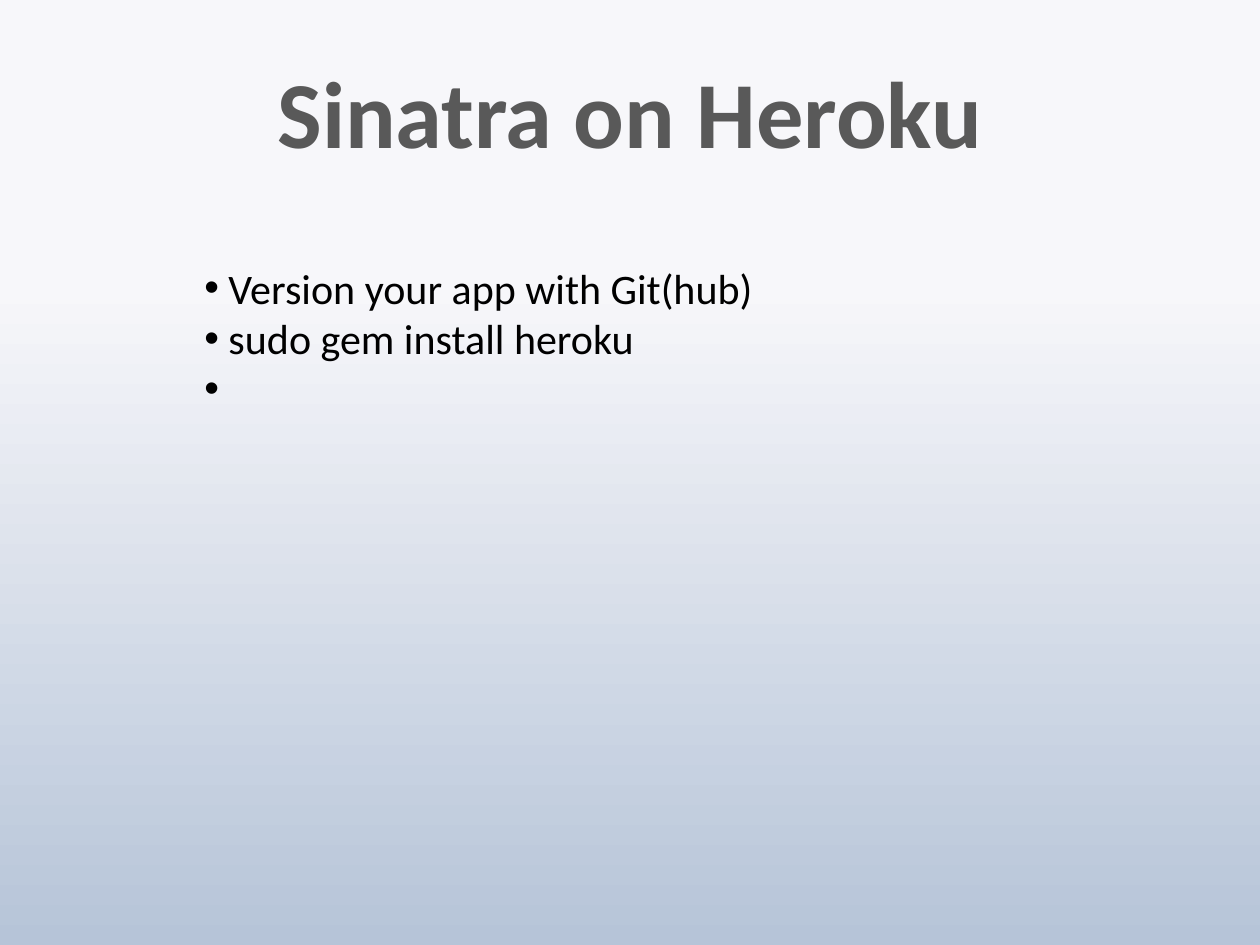
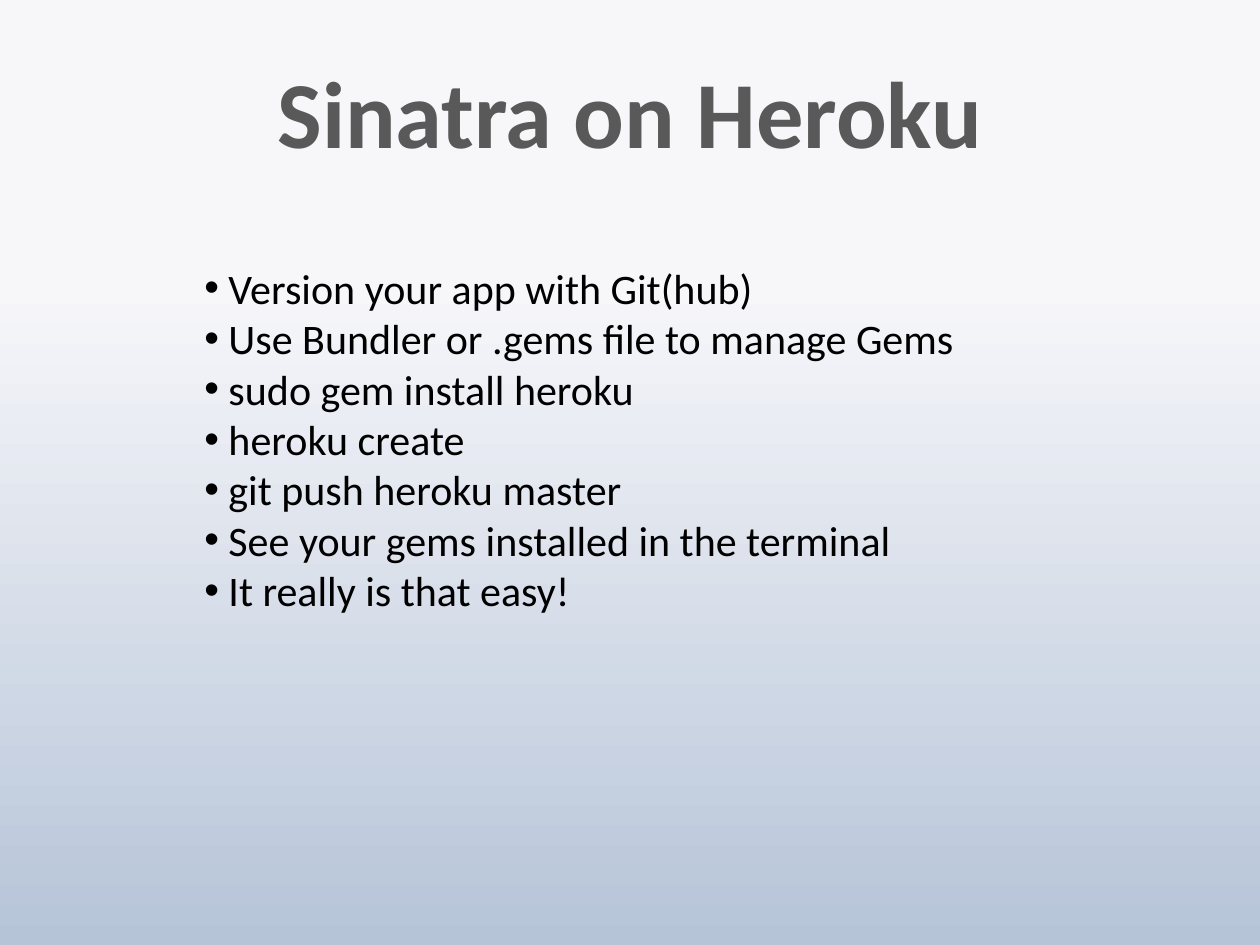
Before and after one commit to techwhizbang/sinatra_slideshow, a slide deck: slide 15 of sinatra.pptx (slide 13 before the commit). Drawn at 1260x945 pixels with LibreOffice and Linux fonts; fonts in the diff are those of the drawing. Boxes give left, top, right and bottom in pixels: in the first picture for what was removed or moved away, otherwise in the second. Text is boxed around its words. In the diff, an @@ line names an element or a change of style, - is before the commit and + after.

Commit message:
nz: more base slides on testing + heroku

```diff
--- a/sinatra.pptx
+++ b/sinatra.pptx
@@ text at (228,324,953,362): paragraph added @@
+• Use Bundler or .gems file to manage Gems
@@ text at (228,425,890,613): paragraphs added @@
+• heroku create
+• git push heroku master
+• See your gems installed in the terminal
+• It really is that easy!
```
Also in this commit, not shown: 2 slides added.
